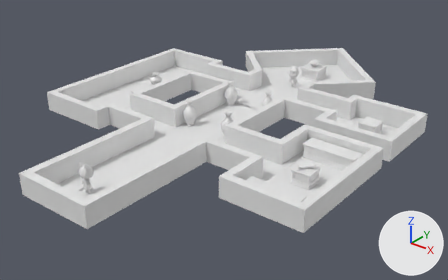
What one commit did to the Blender file scenes/level1.blend.
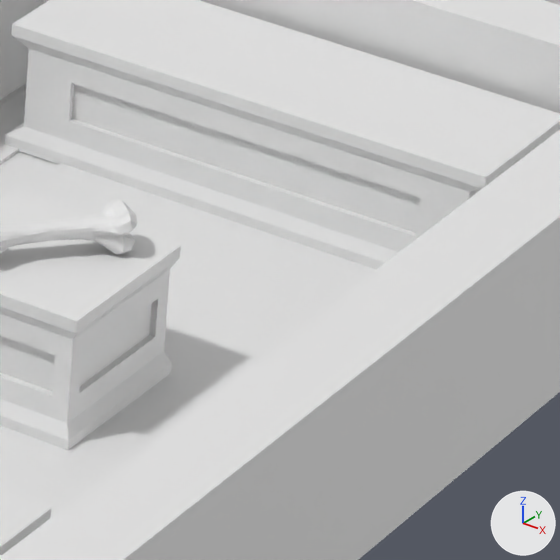
The first picture shows the older version from a 50 mm camera at (22.5, -24.9, 16.3) aimed at (0.1, 3.1, -1.1). The close-ups show both versions on the part from 67% to 81% of the width and 50% to 72% of the height of that picture; other places that the commit changed are outside them. Lighting does not change. The marker at lower right points along +X, +Y and +Z.

Objects in the first close-up: 'Bone', 'Floor', 'Podium', 'Podium.006', 'Podium.007'.
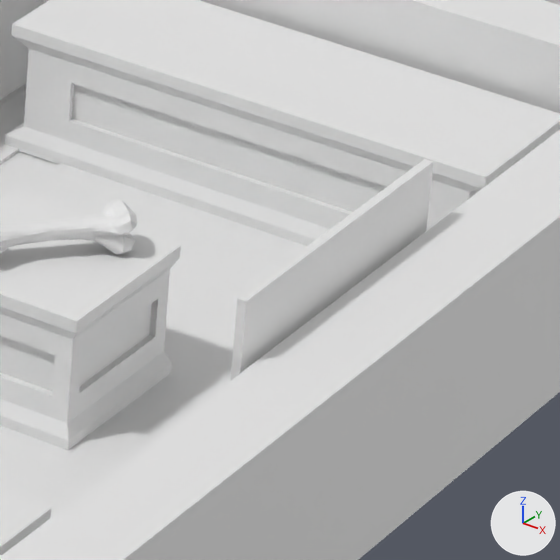
Location of each change, (x1, y1, x2, y2) in pixels of the close-ups (560 x 560 px):
'Painting.004', added
    after: (230, 159, 433, 381)

What the commit changed:
Material 'Material.005' (mat_material_005) is new.
Its base color is (0.8, 0.8, 0.8) (white #e7e7e7).
Mesh me_painting_004 is new.
It has 2144 vertices, 2142 faces and spans x -1.0..1.0, y -0.65..0.65, z -0.51..0.71.
It uses material mat_material_005 (white #e7e7e7).
Object 'Painting.004' (ob_painting_004) is new; it shows me_painting_004.
Its location is (9.929, -0.015, 0.965).
Its rotation in degrees is (90, 0, 270).
Its scale is (1.03, 1.03, 0.0439).
